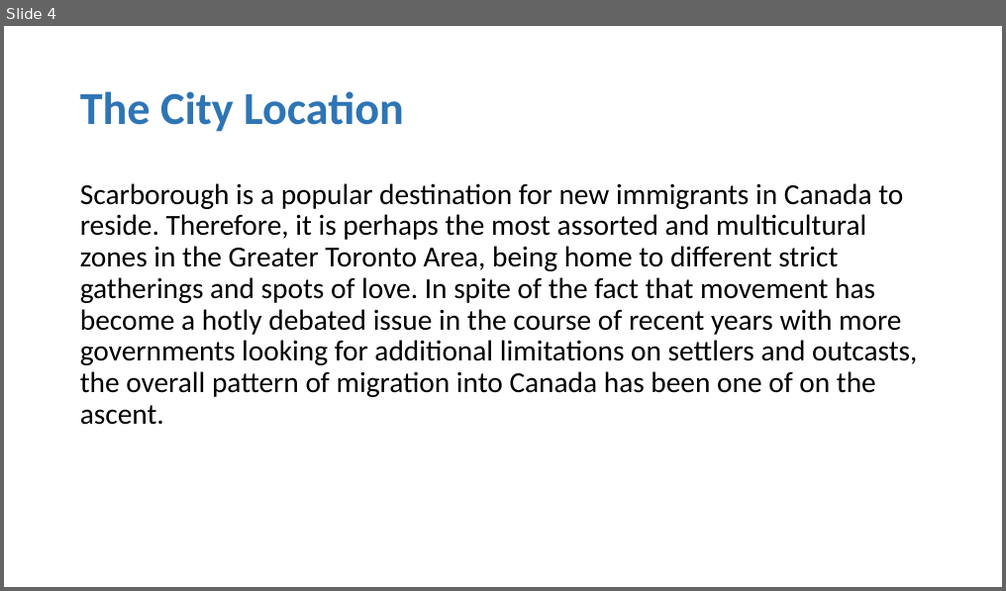
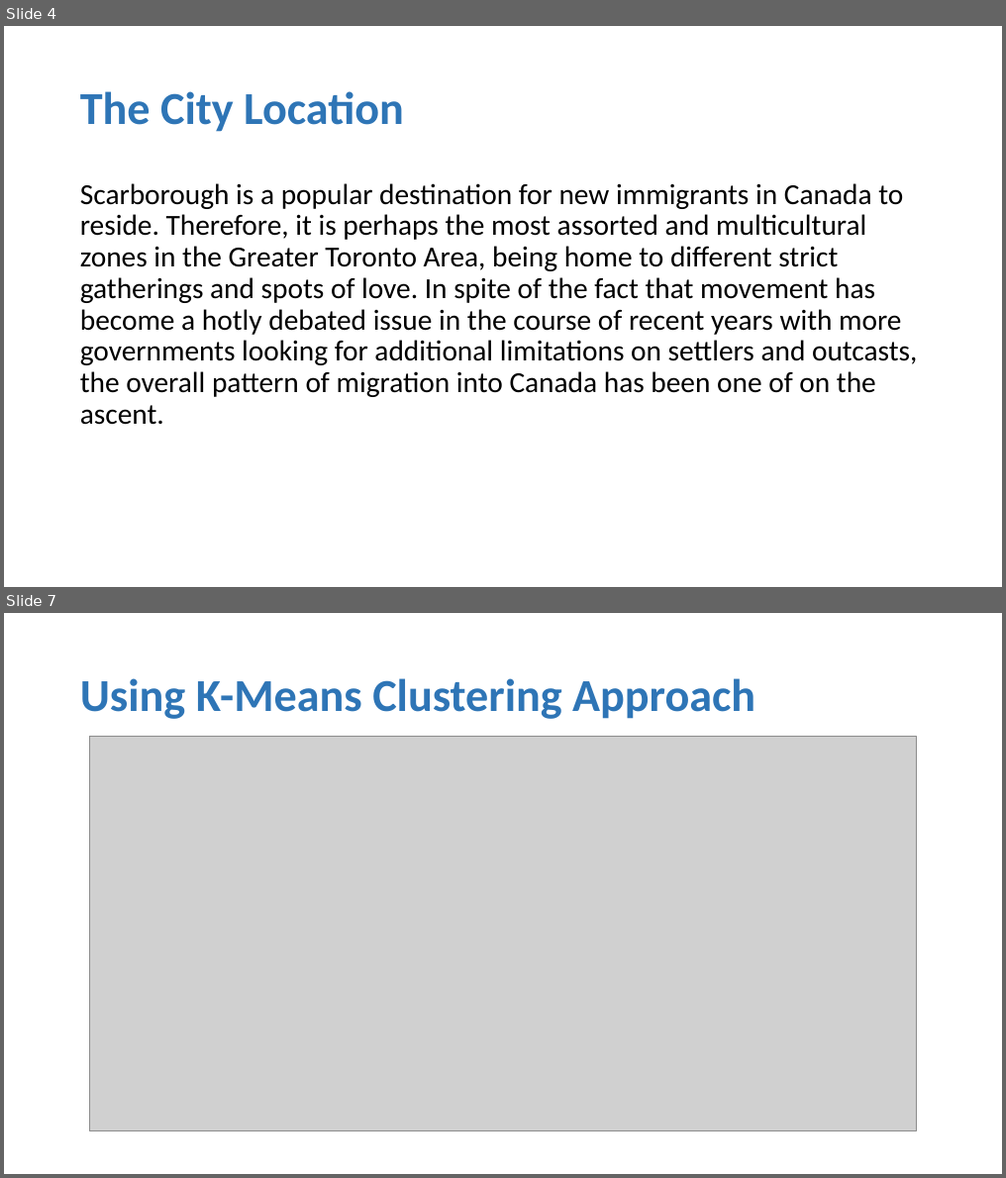
Before and after one commit to shafiq5/Coursera_Capstone, a slide deck: Week5/MyPresentation.pptx. Shown one above the other, each under a label of ours: slide 4 before the commit, slides 4 and 7 after it; the slides between them are not shown. The pictures are 1006x591 and 1006x1178 pixels, drawn with LibreOffice and Linux fonts; fonts in the diff are those of the drawing; grey boxes stand for pictures. Boxes give left, top, right and bottom in pixels: in the first picture for what was removed or moved away, otherwise in the second. Text is boxed around its words. In the diff, an @@ line names an element or a change of style, - is before the commit and + after.

```diff
--- a/Week5/MyPresentation.pptx
+++ b/Week5/MyPresentation.pptx
@@ slide 7 added at bbox=[4, 613, 1002, 1174], background #FFFFFF @@
@@ title added at bbox=[80, 678, 755, 719], 44 pt, text #2E75B6, bold @@
+Using K-Means Clustering Approach
@@ picture added at bbox=[90, 736, 917, 1131] @@
```
Also in this commit, not shown: 4 slides changed, 8 other slides added, 5 slides removed, 2 other files.
